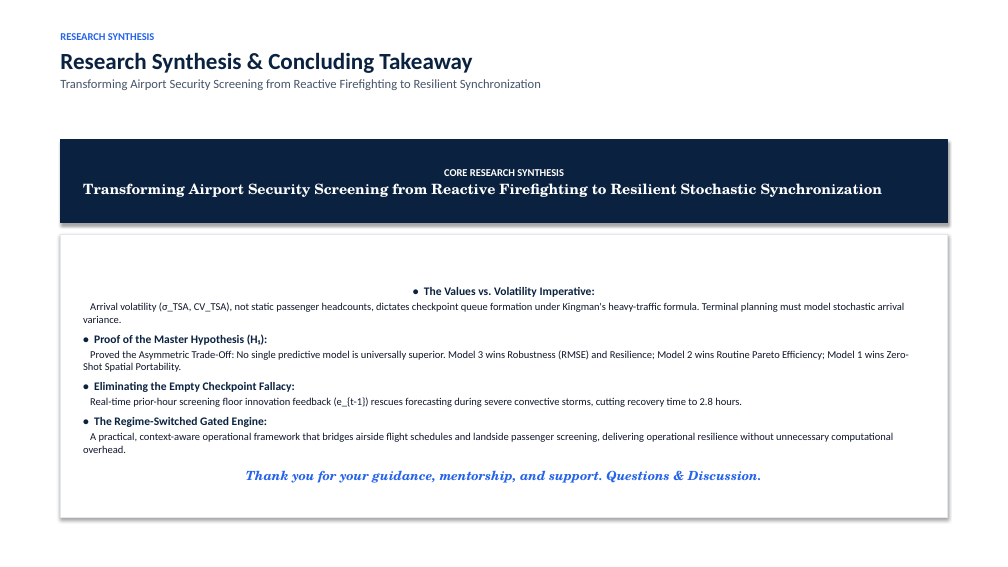
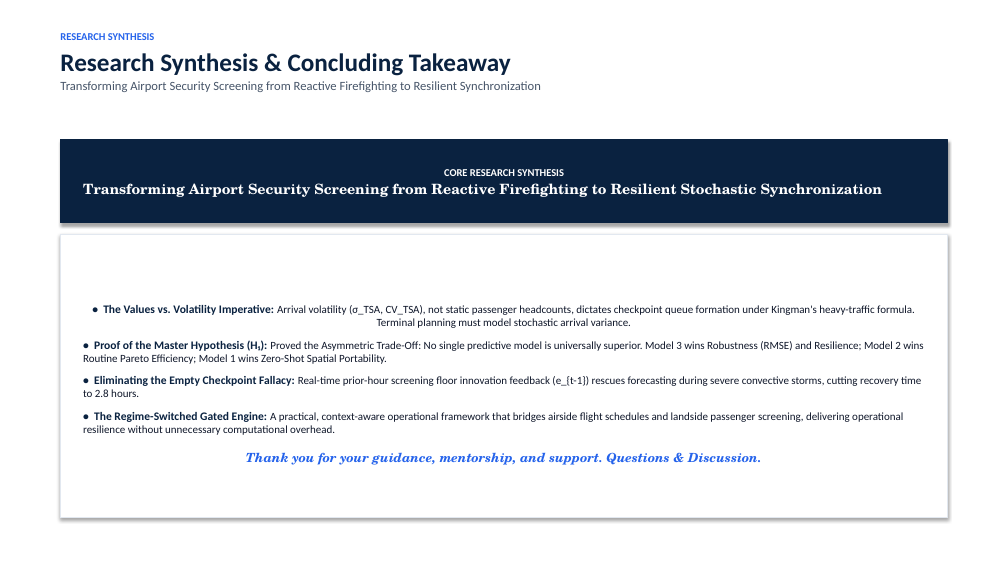
Before and after one commit to leila-gleich/final-thesis, a slide deck: slide 32 of Recommended-Thesis-Defense-Deck.pptx. Drawn at 1008x567 pixels with LibreOffice and Linux fonts; fonts in the diff are those of the drawing. Boxes give left, top, right and bottom in pixels: in the first picture for what was removed or moved away, otherwise in the second. Text is boxed around its words. In the diff, an @@ line names an element or a change of style, - is before the commit and + after.

Commit message:
fix(defense): re-architect presentation with rendered math equations and research figures (v5.13)
- Implement 300 DPI Matplotlib LaTeX formula rendering engine for all 8 thesis equations
- Eliminate unrendered text math strings and curly braces (e.g. \hat{Y}_t, e_{t-1})
- Embed high-resolution research figures across all relevant presentation slides
- De-clutter slide layout to match thesis-defense-outline with clean, punchy bullets
- Synchronize deck to root, master-docs/, and thesis_final_package/defense/
- Update results/00_VERSION_CONTROL_AND_PROVENANCE.md to v5.13

```diff
--- a/Recommended-Thesis-Defense-Deck.pptx
+++ b/Recommended-Thesis-Defense-Deck.pptx
@@ text at (x1=60, y1=53, x2=511, y2=76): size 22 to 24 pt in "Research Synthesis & Concluding Takeaway" @@
@@ text in rectangle at (x1=83, y1=305, x2=923, y2=435): text changed; size 10 to 10.5 pt @@
-• The Values vs. Volatility Imperative:
-Arrival volatility (σ_TSA, CV_TSA), not static passenger headcounts, dictates checkpoint queue formation under Kingman's heavy-traffic formula. Terminal planning must model stochastic arrival variance.
-• Proof of the Master Hypothesis (H₁):
-Proved the Asymmetric Trade-Off: No single predictive model is universally superior. Model 3 wins Robustness (RMSE) and Resilience; Model 2 wins Routine Pareto Efficiency; Model 1 wins Zero-Shot Spatial Portability.
-• Eliminating the Empty Checkpoint Fallacy:
-Real-time prior-hour screening floor innovation feedback (e_{t-1}) rescues forecasting during severe convective storms, cutting recovery time to 2.8 hours.
-• The Regime-Switched Gated Engine:
-A practical, context-aware operational framework that bridges airside flight schedules and landside passenger screening, delivering operational resilience without unnecessary computational overhead.
+• The Values vs. Volatility Imperative: Arrival volatility (σ_TSA, CV_TSA), not static passenger headcounts, dictates checkpoint queue formation under Kingman's heavy-traffic formula. Terminal planning must model stochastic arrival variance.
+• Proof of the Master Hypothesis (H₁): Proved the Asymmetric Trade-Off: No single predictive model is universally superior. Model 3 wins Robustness (RMSE) and Resilience; Model 2 wins Routine Pareto Efficiency; Model 1 wins Zero-Shot Spatial Portability.
+• Eliminating the Empty Checkpoint Fallacy: Real-time prior-hour screening floor innovation feedback (e_{t-1}) rescues forecasting during severe convective storms, cutting recovery time to 2.8 hours.
+• The Regime-Switched Gated Engine: A practical, context-aware operational framework that bridges airside flight schedules and landside passenger screening, delivering operational resilience without unnecessary computational overhead.
@@ text in rectangle at (x1=246, y1=452, x2=761, y2=465): more space between paragraphs @@
```
Also in this commit, not shown: 28 other slides changed, 2 slides added, 2 slides removed, 13 other files.
